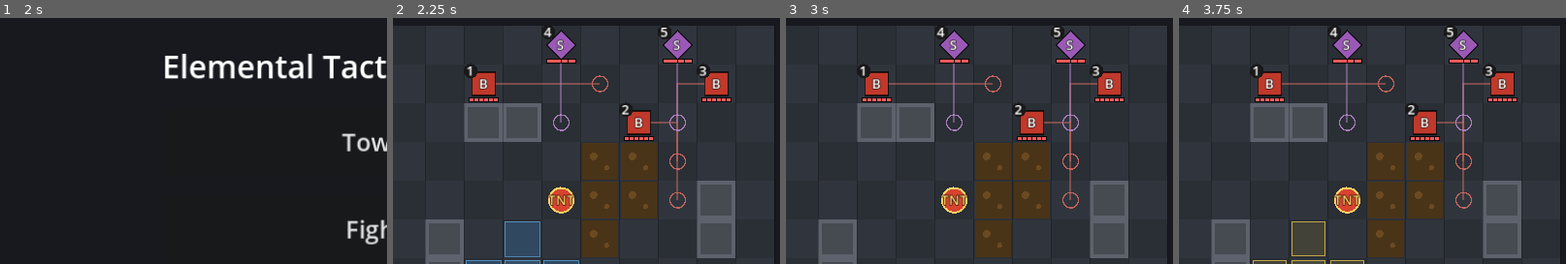
Above: before the commit, frames 1-4 (left to right).
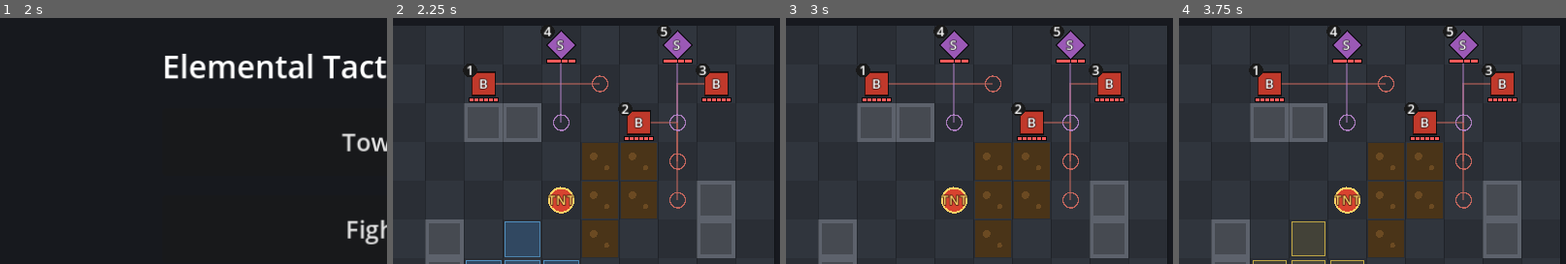
Above: after the commit, the same moments.

Repository: MaxxieDivine/elemental-tactics-prototype
Game: Godot game, scene res://scenes/app.tscn
Two runs of this game, one before a commit and one after it. Both use one fixed random seed, a clock stepped at 60 frames per second and the inputs below.
Inputs:
- Up to frame 1 (2 s): click "Town" at 0.5 s; click "Menu" at 1.25 s
- Up to frame 2 (2.25 s): click "Fight" at 2 s
- Up to frame 3 (3 s): click "Strike physical 2 · r1" at 2.75 s
- Up to frame 4 (3.75 s): click "Splash water 0 · r4" at 3.5 s
The pictures show only the part of the screen within x 2-52%, y 9-59%; the shares and areas given below are measured in that part.

Frame 1 is identical in both runs. In frame 2, 0.3% of the frame differs, in the area x 18-82%, y 3-41%; in frame 3, 0.3%; in frame 4, 0.3%.

Commit message:
Show the cellar fight in the world's pixel style with Agador alone
The encounter's presentation sets the look: board tiles from asset keys or
generated pixel tiles, units and the lantern from sprite keys or shared
PixelArt placeholders, every art pixel at cell / 16 (3 CSS px on 48 CSS px
tiles). The HUD takes its board size from the encounter, keeps a wanted
tile size in CSS px when it fits, and hides the hero tabs for a party of
one. Ability buttons follow the rules (uses, the lantern). The arcade's
look is unchanged.

Co-Authored-By: Claude Opus 5.5 <noreply@anthropic.com>
Claude-Session: https://claude.ai/code/session_01VxTDCneDpeywMUkB43GfV6

Diff:
--- a/data/abilities.json
+++ b/data/abilities.json
@@ -70,7 +70,7 @@
     "name": "Knock over", "element": "fire", "shape": "single",
     "range": 1, "los": false, "needs_target": false,
     "damage": 0, "push": 0, "cooldown": 0,
-    "uses": 1, "source_tile": "cellar_lantern", "target_surface": "oil", "source_becomes": "floor",
+    "uses": 1, "source_tile": "cellar_lantern", "needs_text": "by lantern", "target_surface": "oil", "source_becomes": "floor",
     "desc": "Next to the lantern: tip it onto an oil tile beside it. Once per fight."
   },
   "bite": {
--- a/scripts/view/board_view.gd
+++ b/scripts/view/board_view.gd
@@ -5,11 +5,21 @@
 ## text is drawn unscaled with a minimum size so it stays readable on phones.
 ## Sprites are looked up by key in the AssetCatalog (data/assets.json, falling
 ## back to res://art/<sprite key>.png) and replace placeholders when present.
+##
+## Two looks, picked by the encounter's "presentation": the arcade's shapes
+## and colours (default), or "style": "pixel", the world's pixel art: board
+## tiles from the presentation's "tiles" (asset key, else a generated
+## 16x16 tile from "pattern" + "color"), units and objects from their sprite
+## keys (else PixelArt placeholders), every art pixel scaled to cell / 16
+## (3 CSS px on the cellar's 48 CSS px tiles), nearest filtering.
 extends Node2D
 
 const BattleState = preload("res://scripts/core/battle_state.gd")
 const GameData = preload("res://scripts/core/game_data.gd")
 const AssetCatalog = preload("res://scripts/core/asset_catalog.gd")
+const PixelArt = preload("res://scripts/view/pixel_art.gd")
+const TownTiles = preload("res://scripts/view/town_tiles.gd")
+const ART_PX := 16.0  # art pixels per tile in the pixel look
 
 const CELL := 60.0  # authoring cell size; real size = CELL * k
 const MIN_TEXT := 11.0
@@ -60,9 +70,36 @@
 var _shake_off := Vector2.ZERO
 var _textures: Dictionary = {}
 
+# Presentation (from the encounter).
+var presentation: Dictionary = {}
+var pixel := false  # the world's pixel-art look instead of the arcade's
+var _tile_tex: Dictionary = {}  # pixel tile kind -> Texture2D
+var unit_facing: Dictionary = {}  # unit id -> "up"/"down"/"left"/"right" (pixel look)
+
 
 func _ready() -> void:
 	font = ThemeDB.fallback_font
+
+
+## The encounter's "presentation" ({} for the arcade look).
+func set_presentation(pres: Dictionary) -> void:
+	presentation = pres
+	pixel = str(pres.get("style", "")) == "pixel"
+	texture_filter = CanvasItem.TEXTURE_FILTER_NEAREST if pixel else CanvasItem.TEXTURE_FILTER_PARENT_NODE
+	_tile_tex.clear()
+	queue_redraw()
+
+
+## A pixel-look board tile ("floor", "wall", "oil", "water", "steam"): its
+## art if the key exists, else a generated placeholder tile.
+func pixel_tile(kind: String) -> Texture2D:
+	if not _tile_tex.has(kind):
+		var d: Dictionary = presentation.get("tiles", {}).get(kind, {})
+		var tex: Texture2D = AssetCatalog.try_texture(str(d.get("sprite", "")), false)
+		if tex == null and d.has("pattern"):
+			tex = TownTiles.tile_texture(str(d["pattern"]), Color(str(d.get("color", "#808080"))), int(ART_PX), kind.length())
+		_tile_tex[kind] = tex
+	return _tile_tex[kind]
 
 
 func set_state(s) -> void:
@@ -127,6 +164,7 @@
 			var u = disp.unit_by_id(ev["unit"])
 			var p: Array = ev["path"]
 			for i in range(1, p.size()):
+				unit_facing[u.id] = _facing(p[i - 1], p[i])
 				await _tween_unit(u.id, center(p[i]), 0.09)
 			u.cell = p[-1]
 		"push":
@@ -189,6 +227,13 @@
 			await wait(0.25)
 
 
+static func _facing(a: Vector2i, b: Vector2i) -> String:
+	var d := b - a
+	if absi(d.x) >= absi(d.y):
+		return "right" if d.x > 0 else "left"
+	return "down" if d.y > 0 else "up"
+
+
 func _tween_unit(id: int, to: Vector2, t: float) -> void:
 	var tw := create_tween()
 	tw.tween_method(func(v: Vector2): unit_px[id] = v, unit_px[id], to, t / speed)
@@ -214,7 +259,12 @@
 	# Cosmetic-only randomness (screen shake); gameplay never uses it.
 	_shake_off = Vector2(randf_range(-shake, shake), randf_range(-shake, shake)) * k if shake > 0.0 else Vector2.ZERO
 	_xf()
-	_draw_tiles()
+	if pixel:
+		var bg := Color(str(presentation.get("background", "#000000")))
+		draw_rect(Rect2(Vector2(-6, -6), Vector2(disp.width, disp.height) * CELL + Vector2(12, 12)), bg)
+		_draw_tiles_pixel()
+	else:
+		_draw_tiles()
 	_draw_overlays()
 	if show_intents:
 		_draw_intents()
@@ -268,6 +318,85 @@
 			else:
 				_draw_terrain_placeholder(c, r)
 			draw_rect(r, Color(0, 0, 0, 0.25), false, 1.0)
+
+
+## Draws in art pixels with the feet at `feet` (authoring space).
+func _art_xf(feet: Vector2) -> void:
+	var s := k * CELL / ART_PX
+	draw_set_transform(_shake_off + feet * k, 0.0, Vector2(s, s))
+
+
+func _feet(p: Vector2) -> Vector2:
+	return p + Vector2(0, CELL * 0.5 - 0.5)
+
+
+func _draw_tiles_pixel() -> void:
+	var floor_tex := pixel_tile("floor")
+	for y in disp.height:
+		for x in disp.width:
+			var c := Vector2i(x, y)
+			var r := _rect(c)
+			var t: int = disp.get_terrain(c)
+			if t == BattleState.Terrain.WALL:
+				var wall := pixel_tile("wall")
+				if wall:
+					draw_texture_rect(wall, r, false)
+				continue
+			if floor_tex:
+				draw_texture_rect(floor_tex, r, false)
+			var s_name: String = BattleState.SURFACE_NAMES[disp.get_surface(c)]
+			if s_name != "none":
+				var s_tex := pixel_tile(s_name)
+				if s_tex:
+					draw_texture_rect(s_tex, r, false)
+				else:
+					_draw_surface_placeholder(c, r)
+			if t != BattleState.Terrain.FLOOR:
+				var def: Dictionary = disp.tile_info(t)
+				var tex := _tex(str(def.get("sprite", "")))
+				if tex:
+					draw_texture_rect(tex, r, false)
+				elif PixelArt.has_shape(str(def.get("shape", ""))):
+					_art_xf(_feet(center(c)))
+					PixelArt.draw(self, str(def["shape"]), Color(str(def.get("color", "#f2b84b"))), pulse)
+					_xf()
+				else:
+					_draw_terrain_placeholder(c, r)
+			draw_rect(r, Color(0, 0, 0, 0.18), false, 1.0)
+
+
+## A unit in the pixel look: its sprite key (a character sheet uses the
+## frame for the way it faces), else its PixelArt placeholder.
+func _draw_pixel_unit(u, p: Vector2, data: Dictionary) -> void:
+	var tex := _tex(data.get("sprite", ""))
+	var face: String = unit_facing.get(u.id, "up" if u.team == "hero" else "left")
+	var tint := Color.WHITE
+	if u.team == "hero" and u.is_done() and disp.phase == "player":
+		tint = Color(0.62, 0.62, 0.66)
+	if u.id == selected_id or u.id == acting_id:
+		draw_arc(p + Vector2(0, 20), 20, 0, TAU, 24, Color.WHITE if u.team == "hero" else Color("#ffdd55"), 3.0)
+	_art_xf(_feet(p))
+	var shadow := PackedVector2Array()
+	for i in 12:
+		var a := TAU * i / 12.0
+		shadow.append(Vector2(cos(a) * 6.0, -1.0 + sin(a) * 2.0))
+	draw_colored_polygon(shadow, Color(0, 0, 0, 0.3))
+	if tex:
+		var size := tex.get_size()
+		var src := Rect2(Vector2.ZERO, size)
+		if data.has("character") or str(data.get("shape", "")) == "character":
+			var fw := size.x / 4.0
+			src = Rect2(fw * maxi(0, ["down", "left", "right", "up"].find(face)), 0, fw, size.y)
+		draw_texture_rect_region(tex, Rect2(-src.size.x * 0.5, -src.size.y, src.size.x, src.size.y), src, tint)
+	else:
+		var col := Color(str(data.get("color", "#cccccc"))) * tint
+		var shape := str(data.get("shape", "character"))
+		if not PixelArt.has_shape(shape):
+			shape = "character" if u.team == "hero" else "rat"
+		if shape != "character" and face != "left" and face != "right":
+			face = "left"
+		PixelArt.draw(self, shape, col, pulse, face)
+	_xf()
 
 
 func _draw_surface_placeholder(c: Vector2i, r: Rect2) -> void:
@@ -376,8 +505,10 @@
 			continue
 		var p: Vector2 = unit_px[u.id]
 		var data: Dictionary = GameData.hero(u.type_id) if u.team == "hero" else GameData.enemy(u.type_id)
-		var tex := _tex(data.get("sprite", ""))
-		if tex:
+		var tex := _tex(data.get("sprite", "")) if not pixel else null
+		if pixel:
+			_draw_pixel_unit(u, p, data)
+		elif tex:
 			draw_texture_rect(tex, Rect2(p - Vector2(24, 24), Vector2(48, 48)), false)
 			if u.id == selected_id or u.id == acting_id:
 				draw_arc(p, 27, 0, TAU, 32, Color.WHITE if u.team == "hero" else Color("#ffdd55"), 3.0)
@@ -406,12 +537,13 @@
 				draw_rect(Rect2(p - Vector2(18, 18), Vector2(36, 36)), Color(0, 0, 0, 0.7), false, 2.0)
 			_text(p, u.name.substr(0, 1), 18, Color.WHITE, 3)
 		if u.team == "enemy":
-			draw_circle(p + Vector2(-20, -20), 11, Color(0.1, 0.1, 0.1))
-			_text(p + Vector2(-20, -20), str(u.order), 14, Color.WHITE, 0)
+			var bp := p + (Vector2(-21, -21) if not pixel else Vector2(-21, -19))
+			draw_circle(bp, 11, Color(0.1, 0.1, 0.1))
+			_text(bp, str(u.order), 14, Color.WHITE, 0)
 		# HP pips.
 		var w := 44.0
 		var pip: float = w / u.max_hp
-		var base := p + Vector2(-w * 0.5, 22)
+		var base := p + Vector2(-w * 0.5, 22 if not pixel else 24)
 		draw_rect(Rect2(base - Vector2(1, 1), Vector2(w + 2, 7)), Color(0, 0, 0, 0.8))
 		for i in u.max_hp:
 			var filled: bool = i < u.hp
--- a/scripts/view/hud.gd
+++ b/scripts/view/hud.gd
@@ -1,6 +1,10 @@
 ## Builds the UI widgets and places them for portrait (phones, designed for
 ## first) or landscape (desktop/tablet: board left, panel right). Every
 ## button is at least 48 UI units tall (~48 CSS px, see ScreenMetrics).
+## The board's size comes from the encounter (configure): its columns and
+## rows, and optionally a tile size in CSS px (the cellar's 48 px tiles; it
+## shrinks only if a small screen can't fit it). With a party of one the
+## hero tabs are hidden and the ability panel sits right under the board.
 ## Presentation only: no combat rules, no input decisions.
 extends CanvasLayer
 
@@ -44,6 +48,10 @@
 var menu_btn: Button
 var portrait: bool = true
 var metrics: Dictionary = {}
+var cols: int = 10  # board size in tiles
+var rows: int = 10
+var tile_css: float = 0.0  # wanted tile size in CSS px (0: as big as fits)
+var solo: bool = false  # one hero: no hero tabs
 var _laying_out := false
 
 
@@ -176,6 +184,25 @@
 	c.size = Vector2(w, h)
 
 
+## Sets the board's size in tiles, the wanted tile size in CSS px (0: as
+## big as fits) and whether the party is one hero (no tabs), then lays out.
+func configure(board_cols: int, board_rows: int, wanted_tile_css: float, one_hero: bool) -> void:
+	cols = maxi(1, board_cols)
+	rows = maxi(1, board_rows)
+	tile_css = wanted_tile_css
+	solo = one_hero
+	hero_row.visible = not solo
+	relayout()
+
+
+## The tile size in UI units for a board that may be at most w x h units.
+func _cell_for(w: float, h: float) -> float:
+	var fit := minf(w / cols, h / rows)
+	if tile_css > 0.0:
+		return minf(fit, tile_css / float(metrics.get("css_per_unit", 1.0)))
+	return floorf(fit)
+
+
 func relayout() -> void:
 	if _laying_out:
 		return
@@ -185,29 +212,29 @@
 	var ins: Array = metrics["insets"]  # top, right, bottom, left
 	var area := Rect2(ins[3] + GAP, ins[0] + GAP, size.x - ins[1] - ins[3] - GAP * 2, size.y - ins[0] - ins[2] - GAP * 2)
 	portrait = area.size.x < area.size.y * 1.15
-	var rows_h := BTN_H * 3 + PANEL_H + GAP * 3
-	var bs: float
+	var rows_h := BTN_H * (2 if solo else 3) + PANEL_H + GAP * 3
+	var cell: float
 	if portrait:
 		# Top bar, board (full width), heroes, abilities, actions, info.
-		bs = minf(area.size.x, area.size.y - rows_h - 64)
-		var cell := floorf(bs / 10.0)
-		bs = cell * 10.0
+		cell = _cell_for(area.size.x, area.size.y - rows_h - 64)
+		var bw := cell * cols
+		var bh := cell * rows
 		var y := area.position.y
 		_place(top_row, area.position.x, y, area.size.x, BTN_H)
 		y += BTN_H + GAP
-		_place(board_input, area.position.x + (area.size.x - bs) * 0.5, y, bs, bs)
-		y += bs + GAP
+		_place(board_input, area.position.x + (area.size.x - bw) * 0.5, y, bw, bh)
+		y += bh + GAP
 		y = _place_hero_block(area.position.x, y, area.size.x)
 		_place(action_row, area.position.x, y, area.size.x, BTN_H)
 		y += BTN_H + GAP
 		_place(info_text, area.position.x, y, area.size.x, maxf(40.0, area.end.y - y))
 	else:
 		# Board on the left at full height, everything else in a column.
-		bs = minf(area.size.y, area.size.x - 300.0)
-		var cell := floorf(bs / 10.0)
-		bs = cell * 10.0
-		_place(board_input, area.position.x, area.position.y + (area.size.y - bs) * 0.5, bs, bs)
-		var px := area.position.x + bs + GAP * 2
+		cell = _cell_for(area.size.x - 300.0, area.size.y)
+		var bw := cell * cols
+		var bh := cell * rows
+		_place(board_input, area.position.x, area.position.y + (area.size.y - bh) * 0.5, bw, bh)
+		var px := area.position.x + bw + GAP * 2
 		var pw := area.end.x - px
 		var y := area.position.y
 		_place(top_row, px, y, pw, BTN_H)
@@ -216,8 +243,8 @@
 		_place(action_row, px, y, pw, BTN_H)
 		y += BTN_H + GAP
 		_place(info_text, px, y, pw, maxf(40.0, area.end.y - y))
-	board_input.cell_size = bs / 10.0
-	board.set_cell_size(bs / 10.0)
+	board_input.cell_size = cell
+	board.set_cell_size(cell)
 	_place(over_layer, 0, 0, size.x, size.y)
 	_laying_out = false
 
@@ -225,8 +252,9 @@
 ## Hero tabs with the selected hero's ability panel directly below (no gap,
 ## so the selected tab and the panel read as one piece). Returns the next y.
 func _place_hero_block(x: float, y: float, w: float) -> float:
-	_place(hero_row, x, y, w, BTN_H)
-	y += BTN_H
+	if not solo:
+		_place(hero_row, x, y, w, BTN_H)
+		y += BTN_H
 	_place(ability_panel, x, y, w, PANEL_H)
 	_place(ability_title, PANEL_PAD + 4, PANEL_PAD, w - PANEL_PAD * 2 - 8, PANEL_TITLE_H)
 	_place(ability_row, PANEL_PAD, PANEL_PAD + PANEL_TITLE_H, w - PANEL_PAD * 2, BTN_H)
@@ -240,9 +268,9 @@
 	var c := owner_color if has else Color(0.45, 0.45, 0.5)
 	_panel_style.bg_color = c.darkened(0.72)
 	_panel_style.border_color = c
-	# The selected tab's corner joins the panel.
-	_panel_style.corner_radius_top_left = 0 if has and selected_slot == 0 else 8
-	_panel_style.corner_radius_top_right = 0 if has and selected_slot == hero_btns.size() - 1 else 8
+	# The selected tab's corner joins the panel (no tabs: round corners).
+	_panel_style.corner_radius_top_left = 0 if has and selected_slot == 0 and not solo else 8
+	_panel_style.corner_radius_top_right = 0 if has and selected_slot == hero_btns.size() - 1 and not solo else 8
 	ability_title.text = ("%s's abilities" % owner) if has else "Select a hero to see their abilities"
 	ability_title.add_theme_color_override("font_color", c.lightened(0.3))
 	for i in hero_btns.size():
--- a/scripts/view/main.gd
+++ b/scripts/view/main.gd
@@ -57,7 +57,17 @@
 	hud.over_btn.text = "Back to town" if from_town else "Play again"
 	hud.menu_btn.visible = not from_town
 	hud.menu_btn.pressed.connect(func(): menu_requested.emit())
+	_apply_presentation()
 	restart()
+
+
+## Board size, tile size, party size and look, all from the encounter's data.
+func _apply_presentation() -> void:
+	var enc: Dictionary = GameData.encounter(encounter_id)
+	var pres: Dictionary = enc.get("presentation", {})
+	var party: Array = enc.get("party", enc.get("heroes", []))
+	board.set_presentation(pres)
+	hud.configure(enc["map"][0].length(), enc["map"].size(), float(pres.get("tile_css", 0)), party.size() == 1)
 
 
 func _on_over_pressed() -> void:
@@ -198,7 +208,7 @@
 	var id: String = u.abilities[slot]
 	if mode == "target" and ability_id == id:
 		mode = "move"
-	elif u.can_use(id):
+	elif Rules.ability_available(state, u, id):
 		mode = "target"
 		ability_id = id
 	pending = NO_CELL
@@ -401,9 +411,12 @@
 	elif info_mode:
 		p = "Info mode: tap any tile for details. Tap Info again to exit."
 	elif end_armed:
-		p = "Some heroes can still act. Tap End Turn again to end anyway."
+		p = ("%s can still act." % _heroes()[0].name if _solo() else "Some heroes can still act.") + " Tap End Turn again to end anyway."
 	elif u == null:
-		p = "All heroes are done. Tap End Turn." if _heroes().all(func(h): return not h.alive or h.is_done()) else "Tap a hero to select it."
+		if _heroes().all(func(h): return not h.alive or h.is_done()):
+			p = ("%s is done." % _heroes()[0].name if _solo() else "All heroes are done.") + " Tap End Turn."
+		else:
+			p = "Tap a hero to select it."
 	elif mode == "target" and pending != NO_CELL:
 		p = "Tap the same tile again to use %s." % GameData.ability(ability_id)["name"]
 	elif mode == "target":
@@ -476,12 +489,16 @@
 ## unit); raw text such as "Tile 5,6: floor" needs the debug_tile_text setting.
 static func describe_tile(st, c: Vector2i, debug: bool) -> String:
 	var bits: Array = []
+	var t_desc := str(st.tile_info(st.get_terrain(c)).get("desc", ""))
+	var s_desc := str(st.surface_info(st.get_surface(c)).get("desc", ""))
 	match st.get_terrain(c):
-		BattleState.Terrain.WALL: bits.append("Wall: blocks movement and sight")
-		BattleState.Terrain.BARREL: bits.append("Explosive barrel: any hit, fire or lightning sets off a 3x3 blast")
+		BattleState.Terrain.FLOOR: pass
+		BattleState.Terrain.WALL: bits.append(t_desc if t_desc != "" else "Wall: blocks movement and sight")
+		BattleState.Terrain.BARREL: bits.append(t_desc if t_desc != "" else "Explosive barrel: any hit, fire or lightning sets off a 3x3 blast")
+		_: bits.append(t_desc if t_desc != "" else BattleState.terrain_name(st.get_terrain(c)).capitalize())
 	match st.get_surface(c):
-		BattleState.Surface.WATER: bits.append("Water: conducts lightning, fire turns it to steam")
-		BattleState.Surface.OIL: bits.append("Oil: fire ignites the whole patch")
+		BattleState.Surface.WATER: bits.append(s_desc if s_desc != "" else "Water: conducts lightning, fire turns it to steam")
+		BattleState.Surface.OIL: bits.append(s_desc if s_desc != "" else "Oil: fire ignites the whole patch")
 		BattleState.Surface.STEAM: bits.append("Steam: blocks sight, fades in %d" % st.steam_timer[st.idx(c)])
 	var u = st.unit_at(c)
 	if u != null:
@@ -493,8 +510,13 @@
 	return "[color=#aab]%s[/color]" % "; ".join(bits)
 
 
+func _solo() -> bool:
+	return _heroes().size() == 1
+
+
 func _turn_order() -> String:
-	var o: Array = ["[b]Turn order[/b]: heroes in any order, then enemies 1 -> %d" % state.living("enemy").size()]
+	var who := ("%s" % _heroes()[0].name) if _solo() else "heroes in any order"
+	var o: Array = ["[b]Turn order[/b]: %s, then enemies 1 -> %d" % [who, state.living("enemy").size()]]
 	var enemies: Array = state.living("enemy")
 	enemies.sort_custom(func(a, b): return a.order < b.order)
 	for e in enemies:
@@ -531,7 +553,7 @@
 		sel_slot, heroes.map(func(h): return Color(GameData.hero(h.type_id)["color"])))
 	for i in 3:
 		var b: Button = hud.ability_btns[i]
-		if u == null:
+		if u == null or i >= u.abilities.size():
 			b.text = "-"
 			b.disabled = true
 			b.button_pressed = false
@@ -540,11 +562,18 @@
 		var ab := GameData.ability(id)
 		var cd := int(u.cooldowns.get(id, 0))
 		var line2 := "%s %d · r%d" % [ab["element"], int(ab["damage"]), int(ab["range"])]
+		var left := int(u.uses.get(id, -1))  # -1: no limit
+		if left == 0:
+			line2 = "used"
+		elif ab.has("source_tile") and Rules.source_cells(state, u, id).is_empty():
+			line2 = str(ab.get("needs_text", "needs " + str(ab["source_tile"])))
+		elif left > 0:
+			line2 = "%d left" % left
 		if cd > 0:
 			line2 = "ready in %d" % cd
 		b.text = "%s\n%s" % [ab["name"], line2]
 		b.tooltip_text = "[%s] %s" % [SLOT_KEYS[i], ab["desc"]]
-		b.disabled = not can or not u.can_use(id)
+		b.disabled = not can or not Rules.ability_available(state, u, id)
 		b.button_pressed = mode == "target" and ability_id == id
 	hud.wait_btn.disabled = not can or u == null or u.is_done()
 	hud.undo_btn.disabled = not can or undo_stack.is_empty()
--- a/scripts/view/town_tiles.gd
+++ b/scripts/view/town_tiles.gd
@@ -182,15 +182,15 @@
 				return case_col
 			return base if y % 5 != 0 else base.darkened(0.25)
 		"oil":
-			var dx := absf(x - 7.5)
-			var dy := absf(y - 7.5)
-			if dx + dy > 10.5:
-				return Color("#5d544c").darkened(0.05)  # floor shows at the corners
-			if (x + y) % 9 == 0 and y < 9:
-				return Color("#6a5a7a")  # oily sheen
-			if (x - y) % 11 == 0:
-				return Color("#4a3a28")
-			return base if n > 30 else base.darkened(0.2)
+			# Fills the tile, so a patch reads as one slick; a rainbow sheen
+			# and darker swirls on top.
+			if (y == 4 and x >= 3 and x <= 7) or (y == 11 and x >= 9 and x <= 12):
+				return Color("#7a6a94")  # sheen
+			if (y == 5 and x >= 4 and x <= 6) or (y == 12 and x >= 10 and x <= 11):
+				return Color("#5a6a5a")
+			if (x * 3 + y * 5) % 13 == 0:
+				return base.darkened(0.3)
+			return base if n > 30 else base.lightened(0.08)
 		"puddle":
 			var dx := absf(x - 7.5)
 			var dy := absf(y - 7.5)
